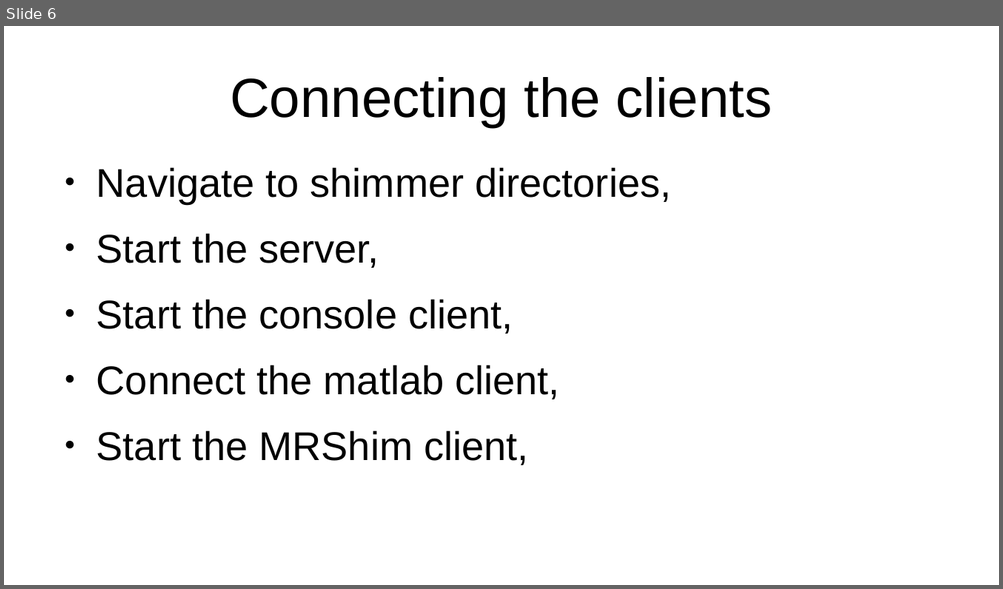
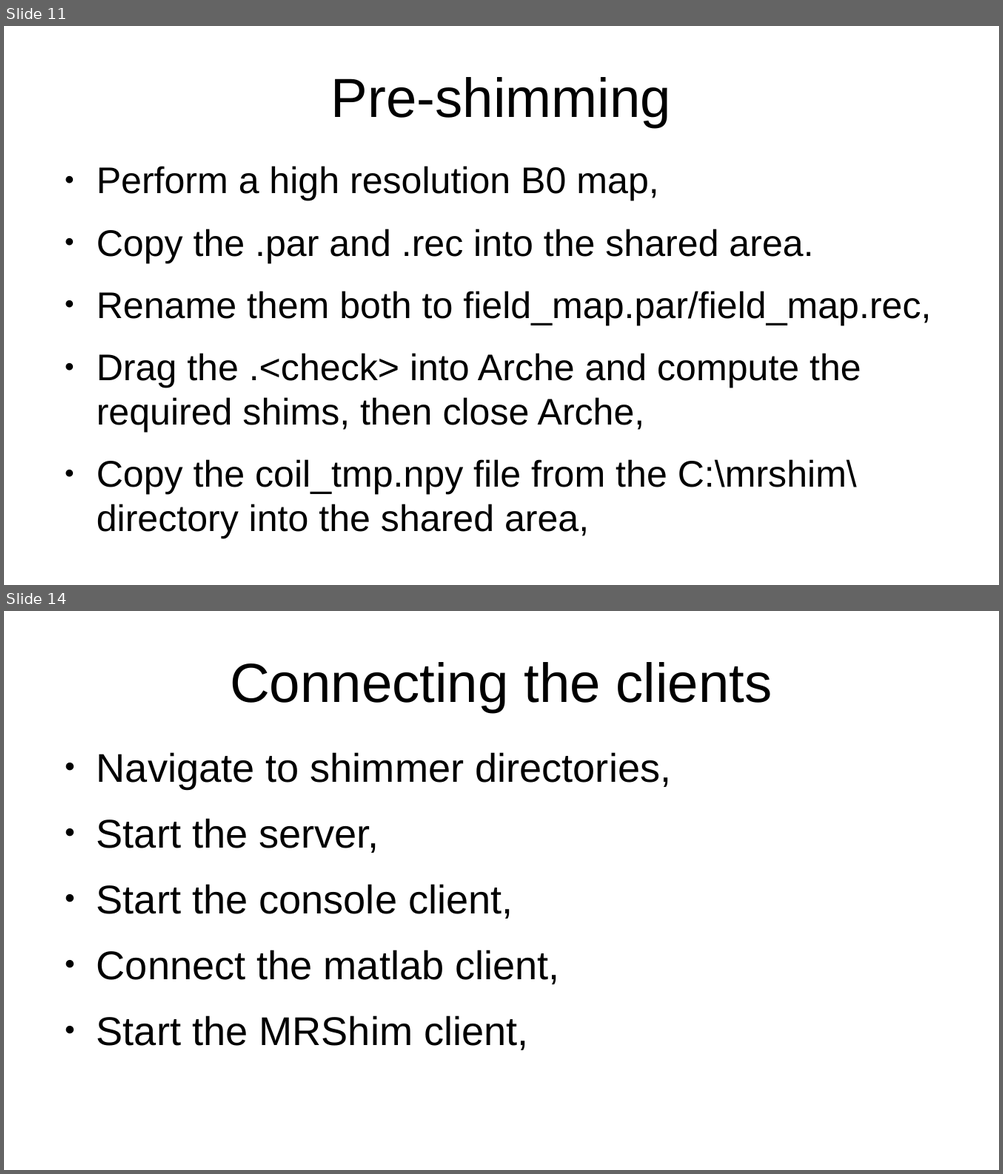
Before and after one commit to seventeenmagpie/skope-mrshim, a slide deck: shimmer/docs/user_guide_with_images.odp. Shown one above the other, each under a label of ours: slide 6 before the commit, slides 11 and 14 after it; the slides between them are not shown. The pictures are 1003x589 and 1003x1174 pixels, drawn with LibreOffice and Linux fonts; fonts in the diff are those of the drawing. Boxes give left, top, right and bottom in pixels: in the first picture for what was removed or moved away, otherwise in the second. Text is boxed around its words. In the diff, an @@ line names an element or a change of style, - is before the commit and + after.

```diff
--- a/shimmer/docs/user_guide_with_images.odp
+++ b/shimmer/docs/user_guide_with_images.odp
@@ slide 11 added at <box>4,26,999,585</box>, background #FFFFFF @@
@@ title added at <box>331,77,671,127</box>, 44 pt, text #000000 @@
+Pre-shimming
@@ text added at <box>96,166,930,494</box>, 29.6 pt, text #000000 @@
+● Perform a high resolution B0 map,
+● Copy the .par and .rec into the shared area.
+● Rename them both to field_map.par/field_map.rec,
+● Drag the .<check> into Arche and compute the required shims, then close Arche,
+● Copy the coil_tmp.npy file from the C:\mrshim\ directory into the shared area,
@@ what was slide 6 is now slide 14 @@
```
Also in this commit, not shown: 8 slides changed, 23 other slides added, 2 slides removed, 4 other files.
